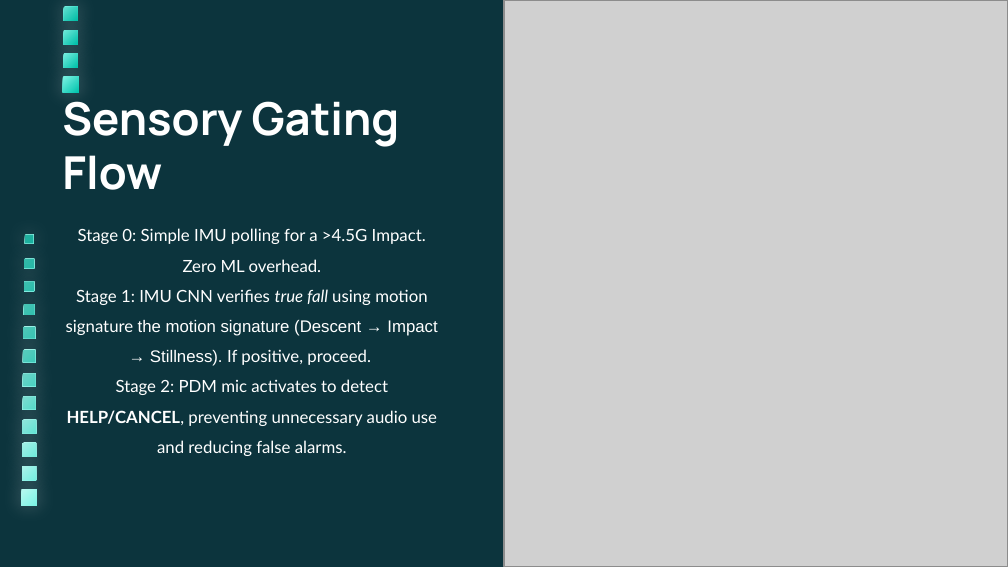
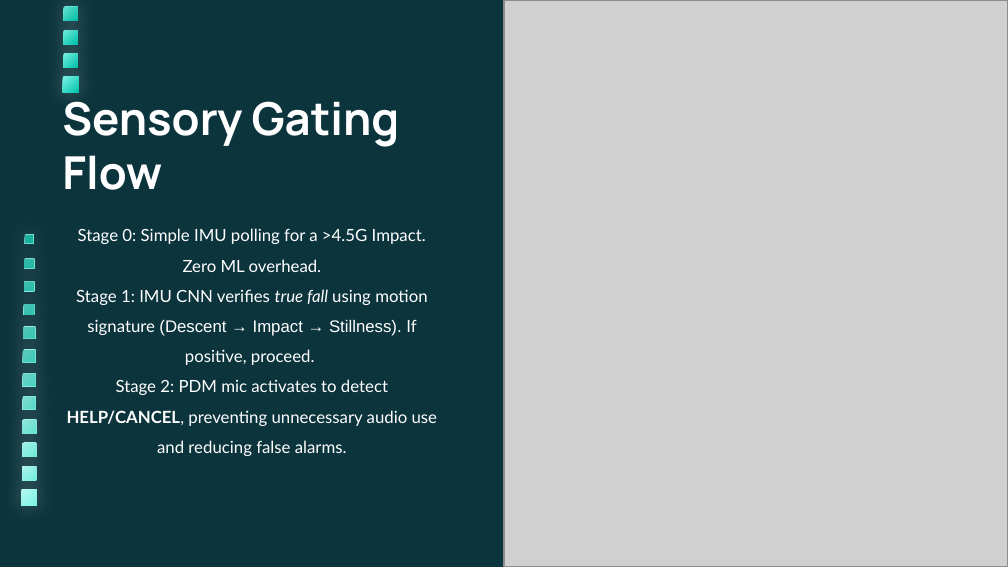
Before and after one commit to J0knee10/Embedded-Systems, a slide deck: slide 5 of TinyML_SC4172/Project/FallAndCall.pptx. Drawn at 1008x567 pixels with LibreOffice and Linux fonts; fonts in the diff are those of the drawing; grey boxes stand for pictures. Boxes give left, top, right and bottom in pixels: in the first picture for what was removed or moved away, otherwise in the second. Text is boxed around its words. In the diff, an @@ line names an element or a change of style, - is before the commit and + after.

```diff
--- a/TinyML_SC4172/Project/FallAndCall.pptx
+++ b/TinyML_SC4172/Project/FallAndCall.pptx
@@ text at (76, 289, 427, 365): text changed @@
-Stage 1: IMU CNN verifies true fall using motion signature the motion signature (Descent → Impact → Stillness). If positive, proceed.
+Stage 1: IMU CNN verifies true fall using motion signature (Descent → Impact → Stillness). If positive, proceed.
```
Also in this commit, not shown: 2 other slides changed, 1 other file.
